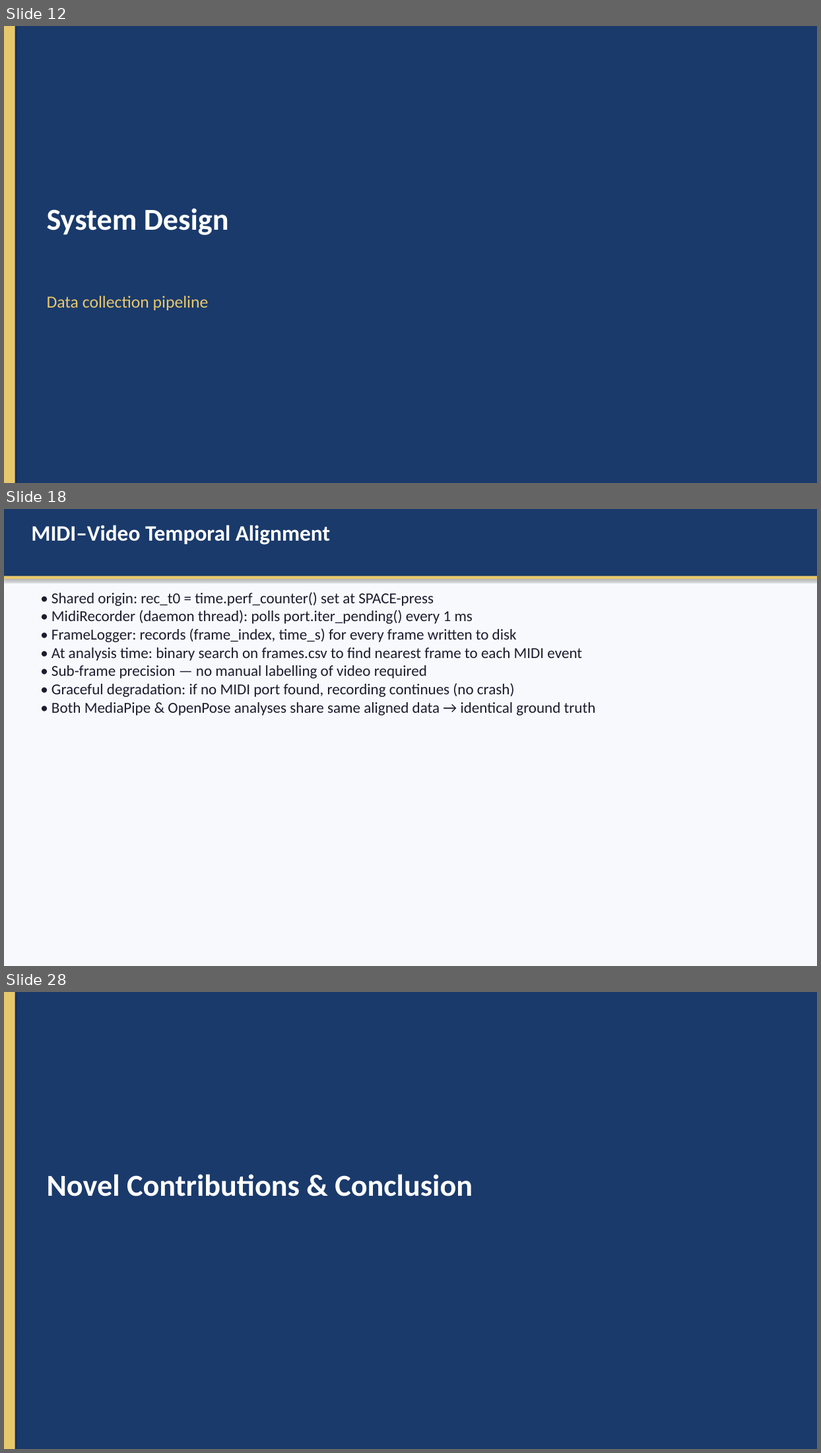
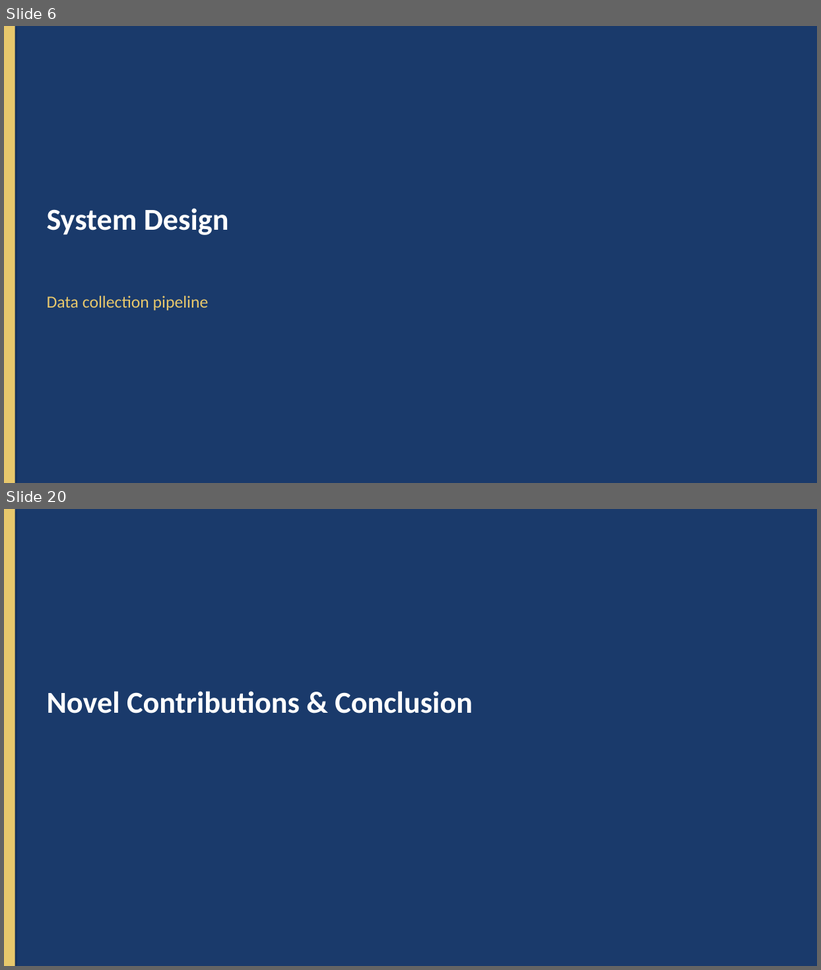
Before and after one commit to AayamRegmi/Comparative-Evaluation-of-Vision-Based-Finger-Tracking-for-Piano-Interaction, a slide deck: Documentation/Piano_Finger_Tracking_Presentation.pptx. Shown one above the other, each under a label of ours: slides 12, 18 and 28 before the commit, slides 6 and 20 after it; the slides between them are not shown. The pictures are 821x1453 and 821x970 pixels, drawn with LibreOffice and Linux fonts; fonts in the diff are those of the drawing. Boxes give left, top, right and bottom in pixels: in the first picture for what was removed or moved away, otherwise in the second. Text is boxed around its words. In the diff, an @@ line names an element or a change of style, - is before the commit and + after.

Commit message:
Update documentation: replace MJMPE with MPJPE in report figures and redesign presentation
- Replace all section-8 chart screenshots in Word report with regenerated MPJPE-labelled plots
- Add MediaPipe-only per-finger MPJPE chart (Fig 8.2.3.b) replacing the combined view
- Redesign PowerPoint to use image placeholders and reduced text across all slides

```diff
--- a/Documentation/Piano_Finger_Tracking_Presentation.pptx
+++ b/Documentation/Piano_Finger_Tracking_Presentation.pptx
@@ slide 18 removed at bbox=[4, 509, 817, 966], background #F7F9FC @@
@@ rectangle removed at bbox=[4, 509, 817, 576] @@
@@ text removed at bbox=[31, 525, 330, 545] @@
-MIDI–Video Temporal Alignment
@@ rectangle removed at bbox=[4, 576, 817, 579] @@
@@ text removed at bbox=[52, 592, 596, 716] @@
-• Shared origin: rec_t0 = time.perf_counter() set at SPACE-press
-• MidiRecorder (daemon thread): polls port.iter_pending() every 1 ms
-• FrameLogger: records (frame_index, time_s) for every frame written to disk
-• At analysis time: binary search on frames.csv to find nearest frame to each MIDI event
-• Sub-frame precision — no manual labelling of video required
-• Graceful degradation: if no MIDI port found, recording continues (no crash)
-• Both MediaPipe & OpenPose analyses share same aligned data → identical ground truth
@@ what was slide 12 is now slide 6 @@
@@ what was slide 28 is now slide 20 @@
```
Also in this commit, not shown: 14 slides changed, 4 slides added, 11 other slides removed, 1 other file.
